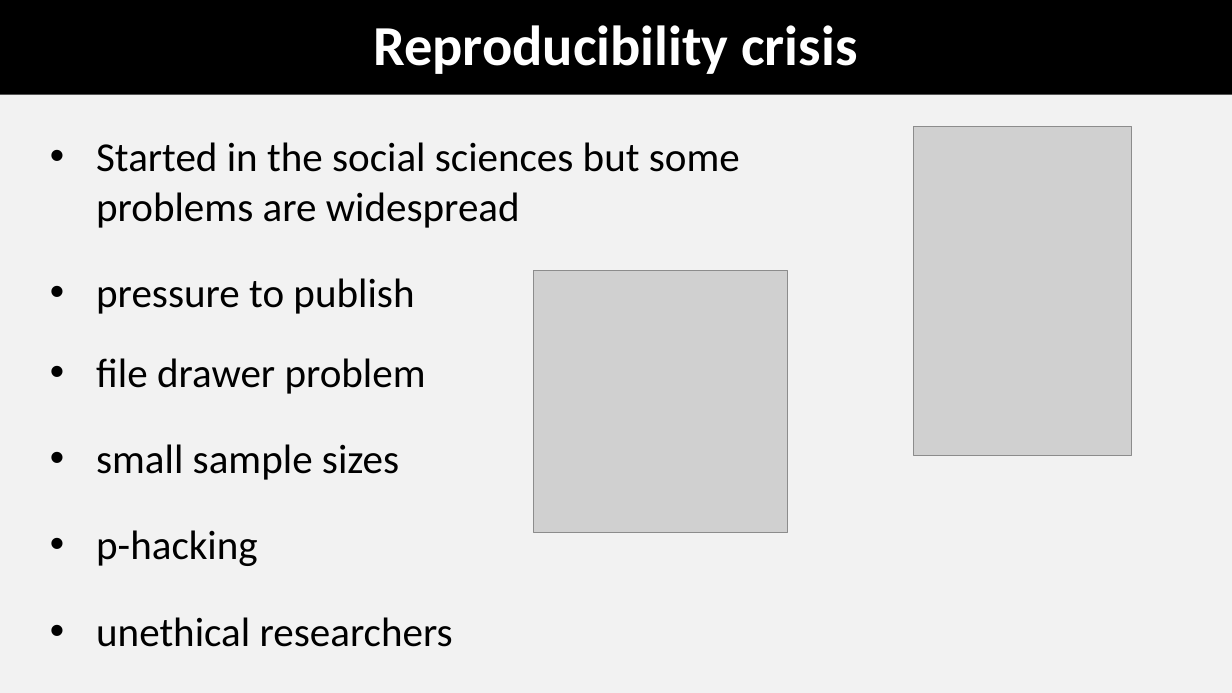
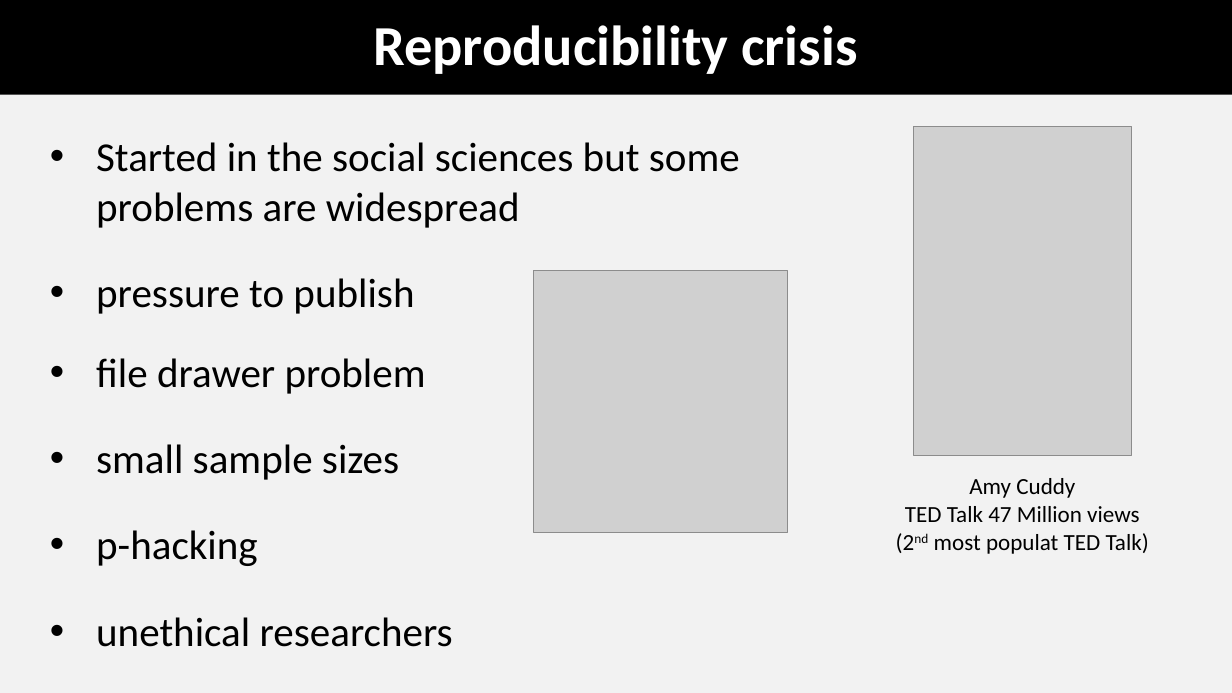
Before and after one commit to coleoguy/coleoguy.github.io, a slide deck: slide 5 of teaching/expdes/lec1.pptx. Drawn at 1232x693 pixels with LibreOffice and Linux fonts; fonts in the diff are those of the drawing; grey boxes stand for pictures. Boxes give left, top, right and bottom in pixels: in the first picture for what was removed or moved away, otherwise in the second. Text is boxed around its words. In the diff, an @@ line names an element or a change of style, - is before the commit and + after.

```diff
--- a/teaching/expdes/lec1.pptx
+++ b/teaching/expdes/lec1.pptx
@@ text added at [905,478,1149,554], 18 pt, text #000000 @@
+Amy Cuddy
+TED Talk 47 Million views
+(2nd most populat TED Talk)
```
Also in this commit, not shown: 1 other slide changed, 2 other files.
